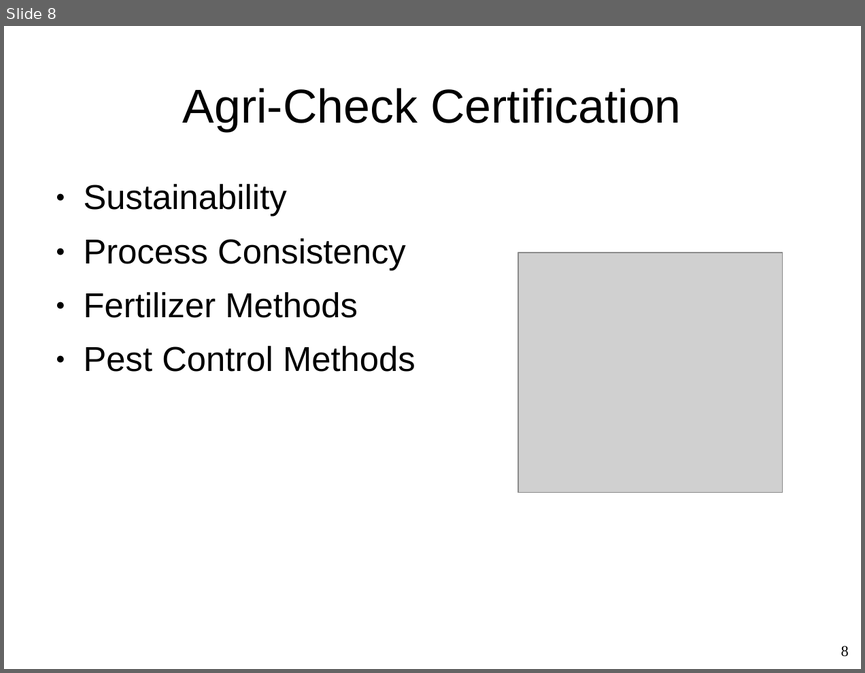
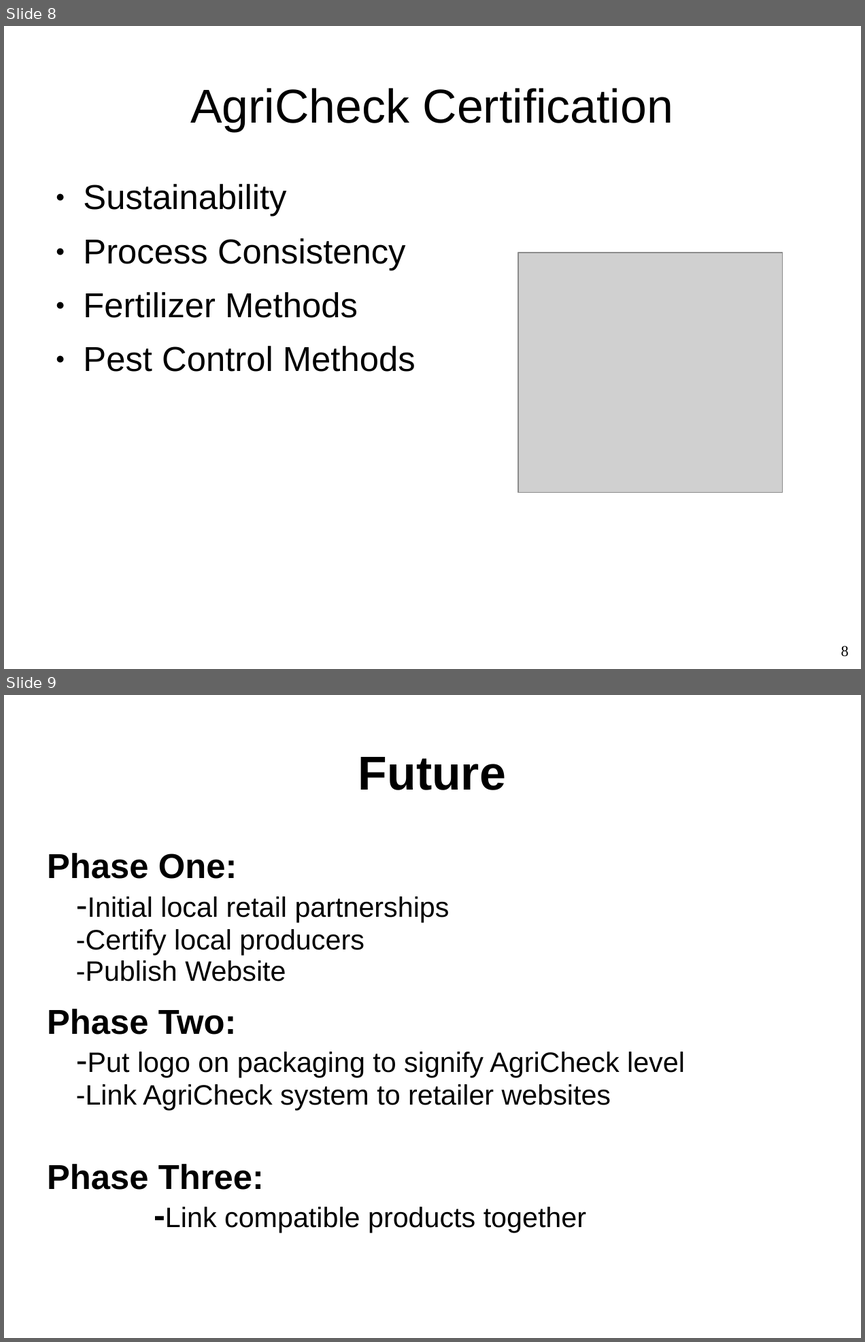
Before and after one commit to Whiteat/Hackathon2019, a slide deck: Presentation.ppt. Shown one above the other, each under a label of ours: slide 8 before the commit, slides 8 and 9 after it. The pictures are 865x673 and 865x1342 pixels, drawn with LibreOffice and Linux fonts; fonts in the diff are those of the drawing; grey boxes stand for pictures; background and template pictures are left out. Boxes give left, top, right and bottom in pixels: in the first picture for what was removed or moved away, otherwise in the second. Text is boxed around its words. In the diff, an @@ line names an element or a change of style, - is before the commit and + after.

```diff
--- a/Presentation.ppt
+++ b/Presentation.ppt
@@ slide 9 added at (x1=4, y1=695, x2=861, y2=1338), background picture (left out) @@
@@ title added at (x1=358, y1=757, x2=506, y2=790), 44 pt, text #000000, bold @@
+Future
@@ text added at (x1=47, y1=853, x2=685, y2=1233), 26 pt, text #000000 @@
+Phase One:
+-Initial local retail partnerships
+-Certify local producers
+-Publish Website
+Phase Two:
+-Put logo on packaging to signify AgriCheck level
+-Link AgriCheck system to retailer websites
+Phase Three:
+-Link compatible products together
@@ slide 8 changed as well @@
@@ text at (x1=190, y1=88, x2=673, y2=131): text changed @@
-Agri-Check Certification
+AgriCheck Certification
```
Also in this commit, not shown: 1 other slide changed.
